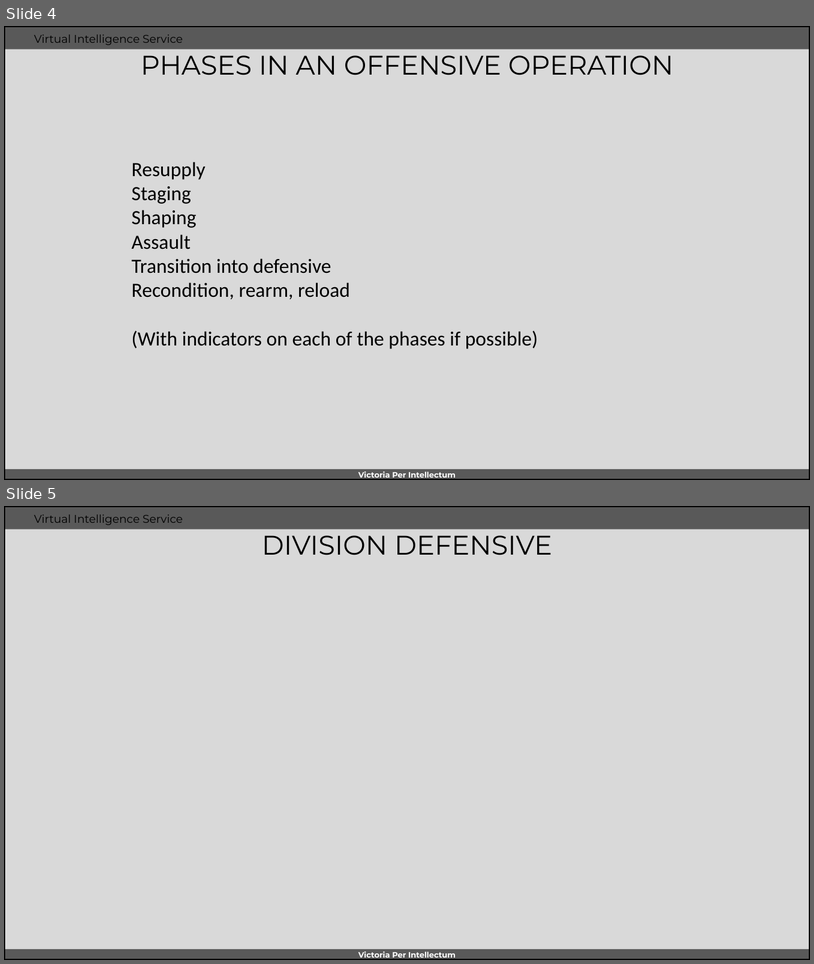
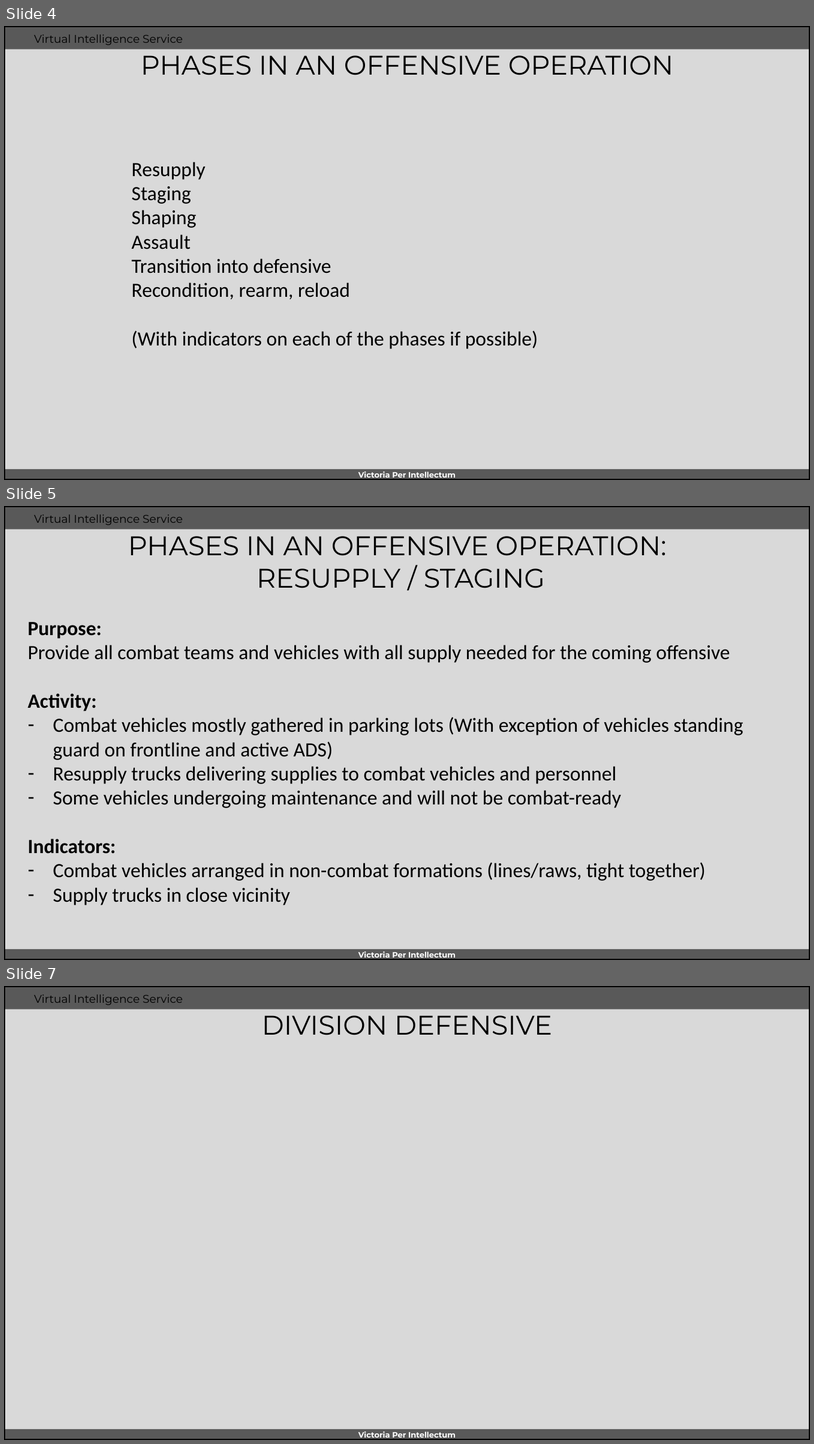
Before and after one commit to 132nd-vWing/VIS, a slide deck: OPAR/INTREP VIS OPAR-001 - Syrian ground combat tactics.pptx. Shown one above the other, each under a label of ours: slides 4 and 5 before the commit, slides 4, 5 and 7 after it; the slides between them are not shown. The pictures are 814x964 and 814x1444 pixels, drawn with LibreOffice and Linux fonts; fonts in the diff are those of the drawing; background and template pictures are left out. Boxes give left, top, right and bottom in pixels: in the first picture for what was removed or moved away, otherwise in the second. Text is boxed around its words. In the diff, an @@ line names an element or a change of style, - is before the commit and + after.

```diff
--- a/OPAR/INTREP VIS OPAR-001 - Syrian ground combat tactics.pptx
+++ b/OPAR/INTREP VIS OPAR-001 - Syrian ground combat tactics.pptx
@@ slide 5 added at [4,506,810,960], background #D9D9D9; not listed: 5 template elements that a slide beside it also shows @@
@@ title added at [128,536,667,588], 24 pt, text #000000 @@
+PHASES IN AN OFFENSIVE OPERATION:
+RESUPPLY / STAGING
@@ text added at [28,622,743,905], 18 pt, text #000000 @@
+Purpose:
+Provide all combat teams and vehicles with all supply needed for the coming offensive
+Activity:
+– Combat vehicles mostly gathered in parking lots (With exception of vehicles standing guard on frontline and active ADS)
+– Resupply trucks delivering supplies to combat vehicles and personnel
+– Some vehicles undergoing maintenance and will not be combat-ready
+Indicators:
+– Combat vehicles arranged in non-combat formations (lines/raws, tight together)
+– Supply trucks in close vicinity
@@ what was slide 5 is now slide 7 @@
```
Also in this commit, not shown: 1 slide changed, 2 other slides added, 1 slide removed.
